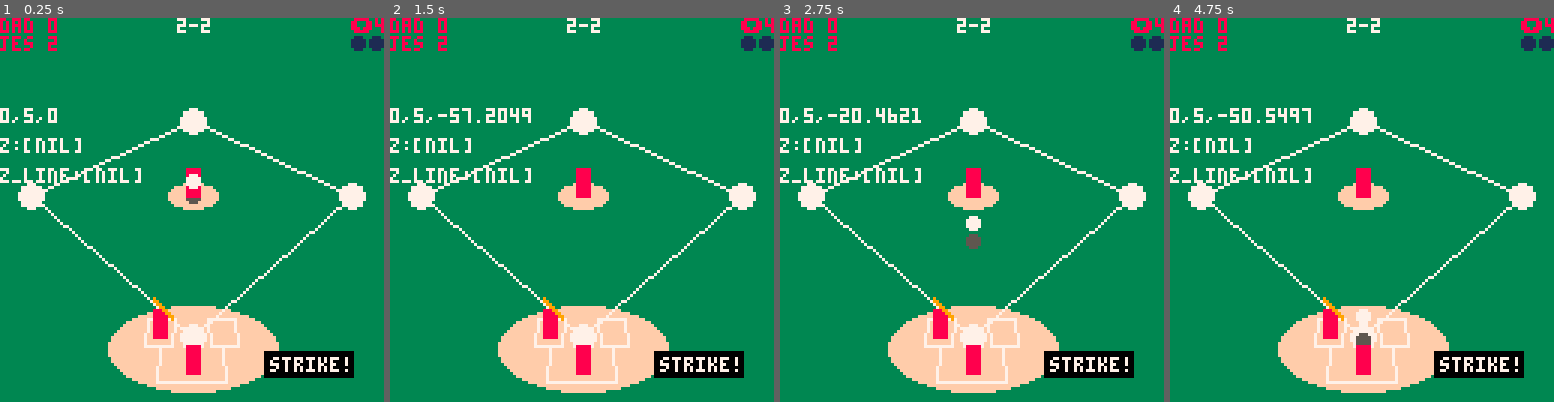
Above: before the commit, frames 1-4 (left to right).
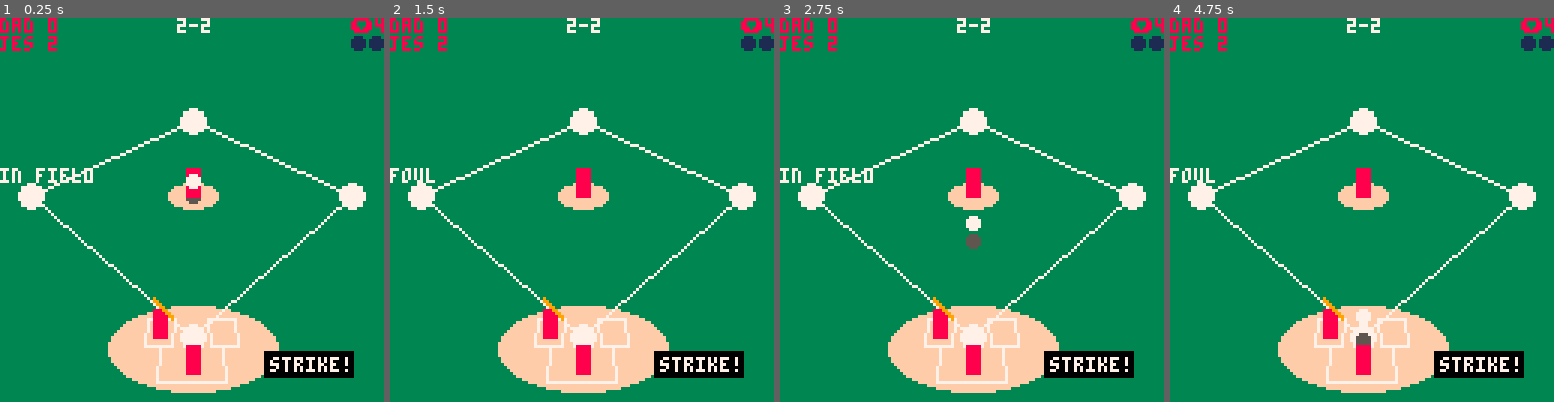
Above: after the commit, the same moments.

Repository: nucleartide/Baseball-WIth-Friends
Game: PICO-8 cartridge pico-baseball.p8
Two runs of this game, one before a commit and one after it. Both use one fixed random seed, a clock stepped at 60 frames per second and the inputs below.
Inputs:
- Up to frame 1 (0.25 s): no input
- Up to frame 2 (1.5 s): tap X (X key) at 0.33, 1.07 s; tap O (Z key) at 0.7 s
- Up to frame 3 (2.75 s): hold Right 1.6-2.1 s; tap O (Z key) at 1.7, 2.1, 2.5 s; tap X (X key) at 1.85 s; hold Up 2.15-2.42 s; hold Right from 2.47 s (still down)
- Up to frame 4 (4.75 s): tap O (Z key) every 0.4 s from 2.9 to 4.5 s; tap X (X key) at 2.97, 4.08 s; release Right at 3.03 s; hold Left 3.08-3.58 s; hold Down 3.63-3.97 s; hold Right 4.02-4.68 s; hold Up from 4.73 s (still down)

The runs differ from the first frame. In frame 1, 1.1% of the frame differs, in the area x 0-37%, y 23-43%; in frame 2, 1.4%; in frame 3, 1.4%; in frame 4, 1.4%.

Commit message:
add ball evaluator

Diff:
--- a/pico-baseball.p8
+++ b/pico-baseball.p8
@@ -13,10 +13,38 @@
 debug = true
 rel_to_home_plate_x = 7
 half_diagonal = 50 -- in world units.
+game2real = 64/50 -- baseball field dimensions are scaled down from reality to keep gameplay tight together.
+real2game = 50/64
+
+ball_is_foul = 'foul'
+ball_is_home_run = 'home run'
+ball_is_in_field = 'in field'
+
+function in_game_bounds(v)
+    -- z values.
+    -- local behind_field_corner = (-113 * real2game) - half_diagonal
+    local home_plate = -half_diagonal
+    local in_front_field_corner = 389
+
+    local home_run_line = -abs(x) + in_front_field_corner
+    local foul_line = v.x + home_plate
+
+    local is_foul = v.z < foul_line
+    if is_foul then
+        return ball_is_foul
+    end
+
+    local is_home_run = v.z >= home_run_line
+    if is_home_run then
+        return ball_is_home_run
+    end
+
+    return ball_is_in_field
+end
 
 --[[
 
-case 1
+case 1 (hit evaluation)
 
 [o] case: swing and hit (should have action UI)
     [ ] define bounds for baseball
@@ -33,7 +61,7 @@
     [ ] not strike zone -> ball
 [ ] color coding of teams
 
-case 2
+case 2 (scoring)
 
 [ ] post score update
 [ ] 4 balls: walk
@@ -44,12 +72,12 @@
     [ ] if there are no innings, go to game end condition
 [ ] 9 innings: game over
 
-case 3
+case 3 (victory and game over conditions)
 
 [ ] game end condition
     [ ] side with most runs wins
 
-case 4
+case 4 (new mechanic, non-mvp)
 
 [ ] add spin to ball to allow for fouls
 
@@ -1102,9 +1130,10 @@
 function draw_game()
     cls(3)
 
-    print(ball1.pos.x .. ',' .. ball1.pos.y .. ',' .. ball1.pos.z, 0, 30)
-    print('z:' .. tostr(z), 0, 40)
-    print('z_line:' .. tostr(z_line),  0, 50)
+    -- print(ball1.pos.x .. ',' .. ball1.pos.y .. ',' .. ball1.pos.z, 0, 30)
+    -- print('z:' .. tostr(z), 0, 40)
+    -- print('z_line:' .. tostr(z_line),  0, 50)
+    print(in_game_bounds(ball1.pos), 0, 50)
 
     -- print(ball1.state)
     -- print(stat(1))
--- a/utils.p8
+++ b/utils.p8
@@ -467,7 +467,7 @@
 
 	-- z. cannot be negative.
 	local z = o.z
-	z += 64 -- bump things forward so we can treat home plate as the origin.
+	z += 64 -- bump things forward so we can treat a point slightly behind home plate as the origin.
 	z = max(z, 0)
 
 	-- perspective factors.
